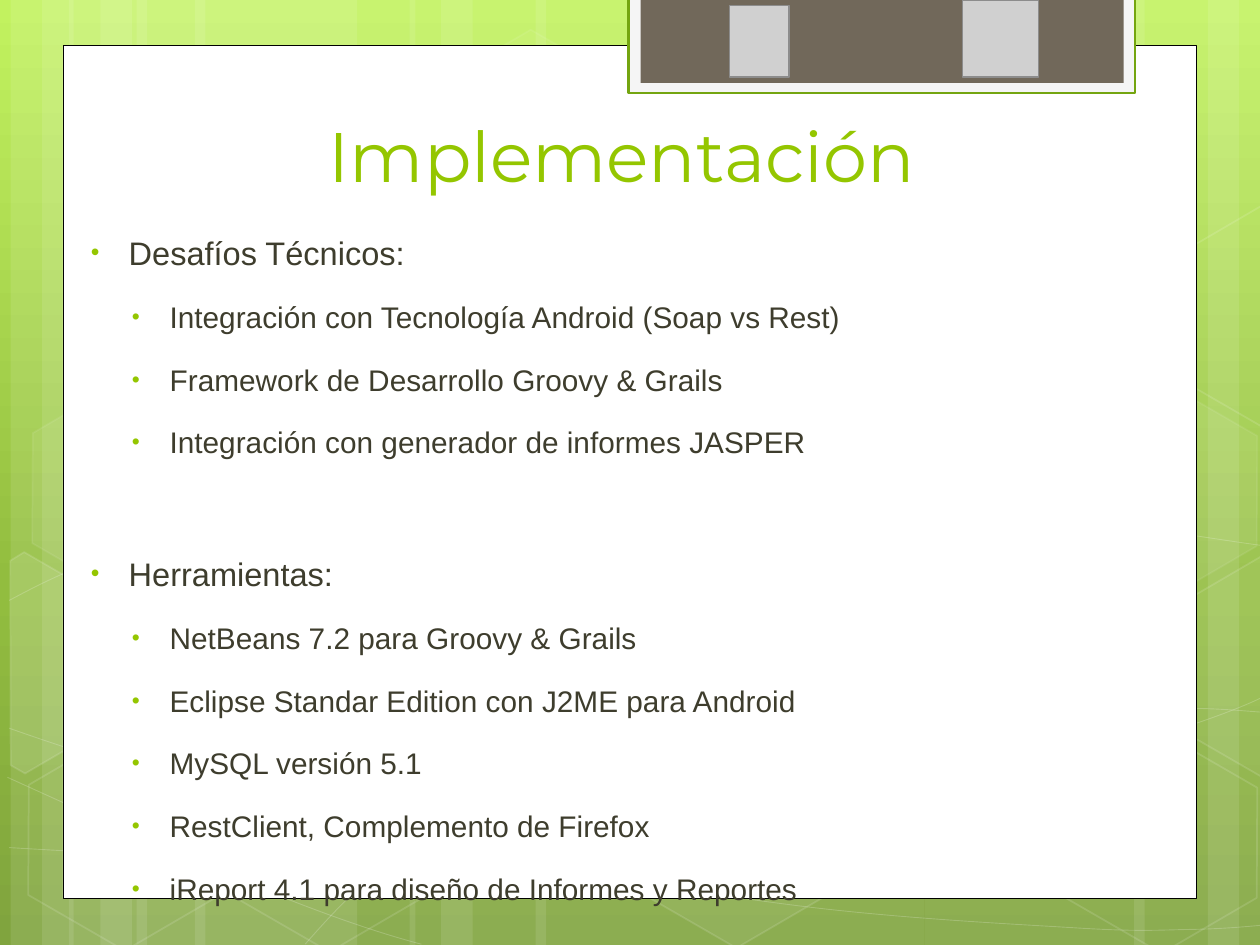
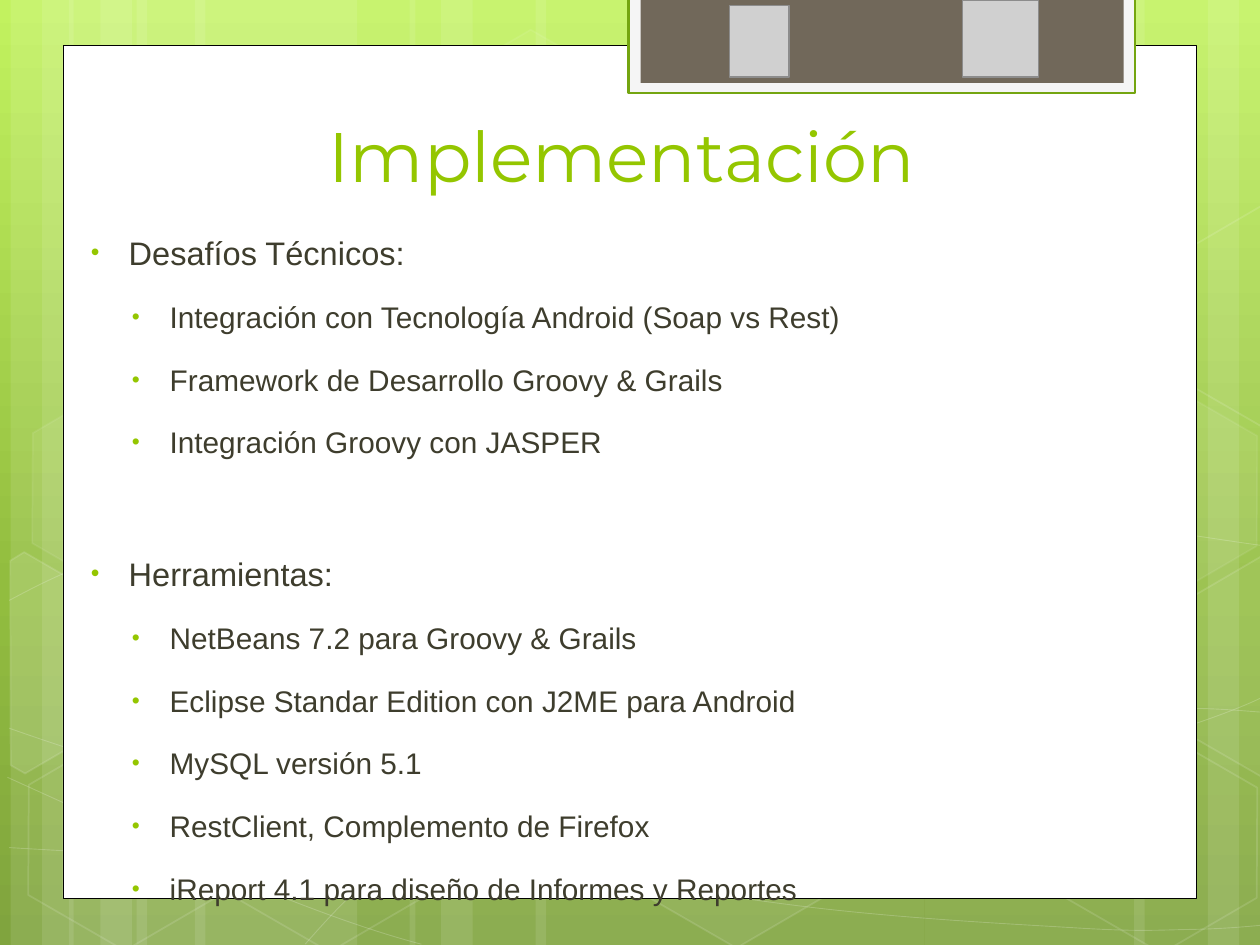
Before and after one commit to ptissera/habilitacion-profesional-2012-4k4, a slide deck: slide 28 of Documentacion/Proyecto/Presentacion Final/Exposicion Final.pptx. Drawn at 1260x945 pixels with LibreOffice and Linux fonts; fonts in the diff are those of the drawing; grey boxes stand for pictures. Boxes give left, top, right and bottom in pixels: in the first picture for what was removed or moved away, otherwise in the second. Text is boxed around its words. In the diff, an @@ line names an element or a change of style, - is before the commit and + after.

```diff
--- a/Documentacion/Proyecto/Presentacion Final/Exposicion Final.pptx
+++ b/Documentacion/Proyecto/Presentacion Final/Exposicion Final.pptx
@@ text at bbox=[170, 431, 602, 459]: text changed @@
-  • Integración con generador de informes JASPER
+  • Integración Groovy con JASPER
```
Also in this commit, not shown: 14 other slides changed.
